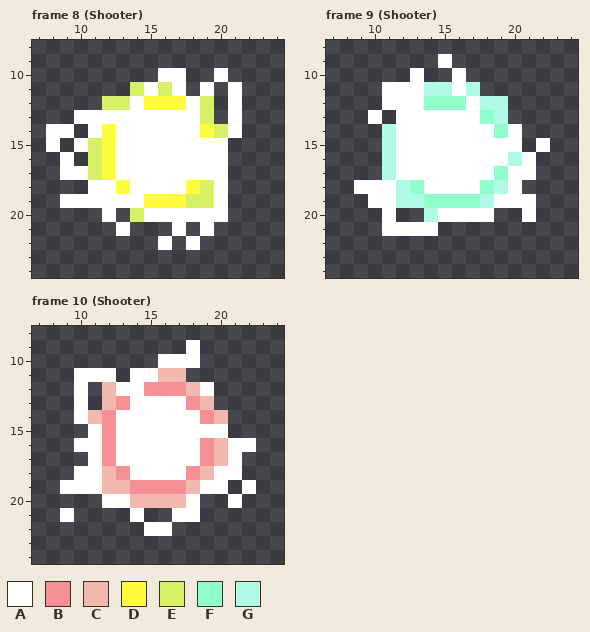
Pixel-art file, stored at ResourceFiles/NewDots/Enemy/Flower.aseprite. The picture above is the old version.
32x32 pixels, 13 frames. Shown: frame 8 (Shooter): x 7..24, y 8..24; frame 9 (Shooter): x 7..24, y 8..24; frame 10 (Shooter): x 7..24, y 8..24. The commit also changed other frames, which this record leaves out.
Visible layers, top first: "Layer 3", "Layer 1", "Layer 2".
Palette (. is transparent): A #ffffff  B #f78f97  C #f2b8af  D #fffc40  E #d6f264  F #90ffcb  G #b0fbe8
Pixels before, frame 8 (Shooter), first column x 8:
10 ........AA..A.
11 ......EAEA.A.A
12 ....EEADDDAE.A
13 ..AAAAAAAAAE.A
14 AA.ADAAAAAADEA
15 A.AEDAAAAAAAA.
16 .A.EDAAAAAAAA.
17 .AAEDAAAAAAAA.
18 ...AADAAAADEA.
19 .AAAAAADDDEEA.
20 ....A.EAAAAAA.
21 .....A...A.A..
22 ........A.A...
Pixels before, frame 9 (Shooter), first column x 9:
 9 ......A.......
10 ....A..A......
11 ..AAAGGAG.....
12 ..AAAFFFAGG...
13 .A.AAAAAAFG...
14 ..GAAAAAAAFA..
15 ..GAAAAAAAAA.A
16 ..GAAAAAAAAGA.
17 ..GAAAAAAAFAA.
18 AAAGFAAAAFGA..
19 .AAGGFFFFGAAA.
20 ..A..GAAAA..A.
21 ..AAAA........
Pixels before, frame 10 (Shooter), first column x 9:
 9 .........A....
10 .......AAA....
11 .AAA.AACC.....
12 .A.CAABBBCA...
13 .A.CBAAAABC...
14 .ACBAAAAAABC..
15 ..ABAAAAAAAA..
16 .AABAAAAAABCAA
17 ..ABAAAAAABCA.
18 .AACBAAAABCAA.
19 AAACCBBBBCAA.A
20 ...AACCCCA..A.
21 A....A..AA....
22 ......AA......
After:
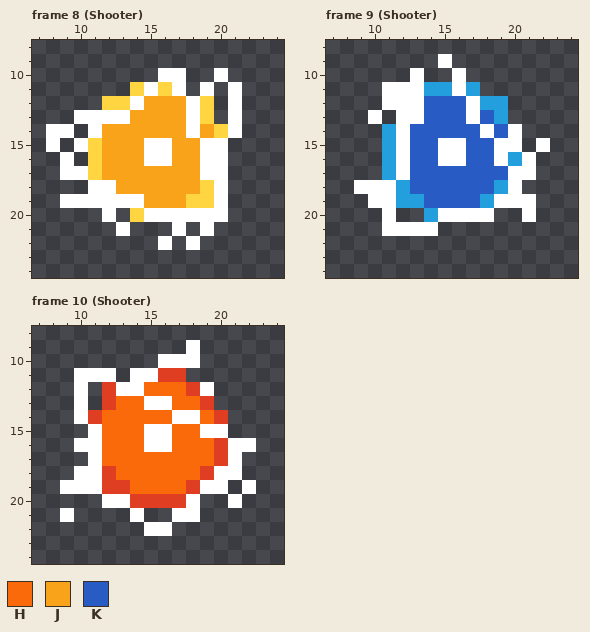
Colours new in this view: H #fa6a0a  J #f9a31b  K #285cc4
Edits made:
colour C: #f2b8af -> #df3e23
colour E: #d6f264 -> #ffd541
colour G: #b0fbe8 -> #249fde
Changed rows in their new state; - is a pixel that keeps its letter.
Frame 8 (Shooter), layer "Layer 2":
first column x 12:
12 ---JJJ--
13 --JJJJ--
14 JJJJJJ-J
15 JJJ--JJ-
16 JJJ--JJ-
17 JJJJJJJ-
18 -JJJJJJ-
19 ---JJJ--
Frame 9 (Shooter), layer "Layer 2":
first column x 13:
12 -KKK---
13 -KKK-K-
14 KKKKK-K
15 KK--KK-
16 KK--KK-
17 KKKKKKK
18 KKKKKK-
19 -KKKK--
Frame 10 (Shooter), layer "Layer 2":
first column x 12:
12 ---HHH--
13 -HH--HH-
14 HHHHH--H
15 HHH--HH-
16 HHH--HHH
17 HHHHHHHH
18 -HHHHHH-
19 --HHHH--
